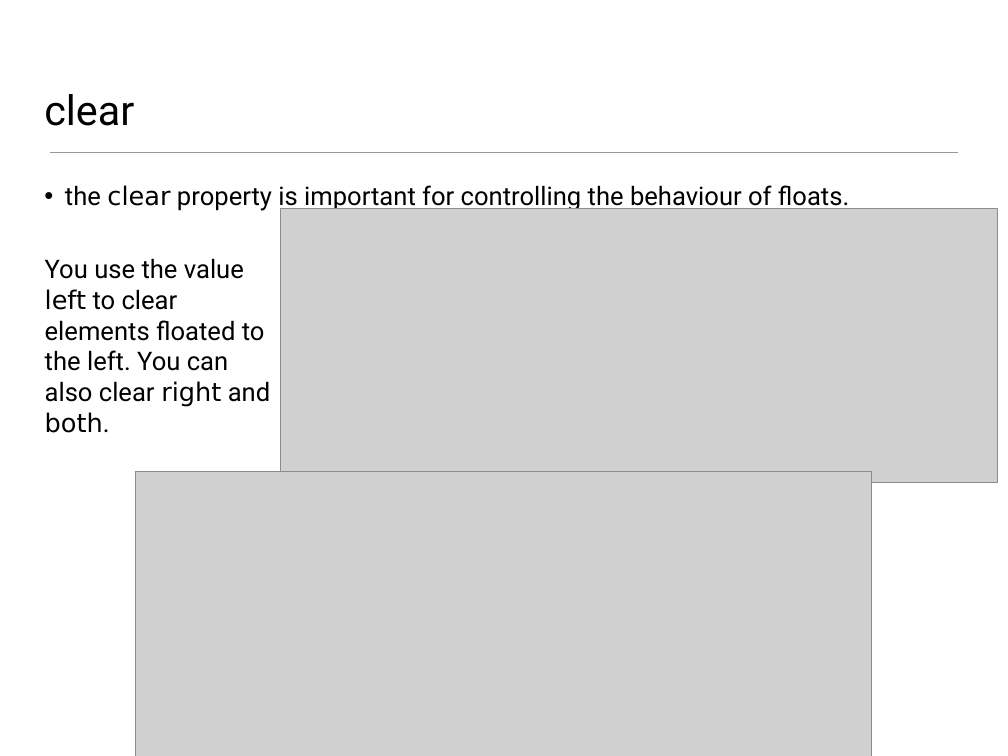
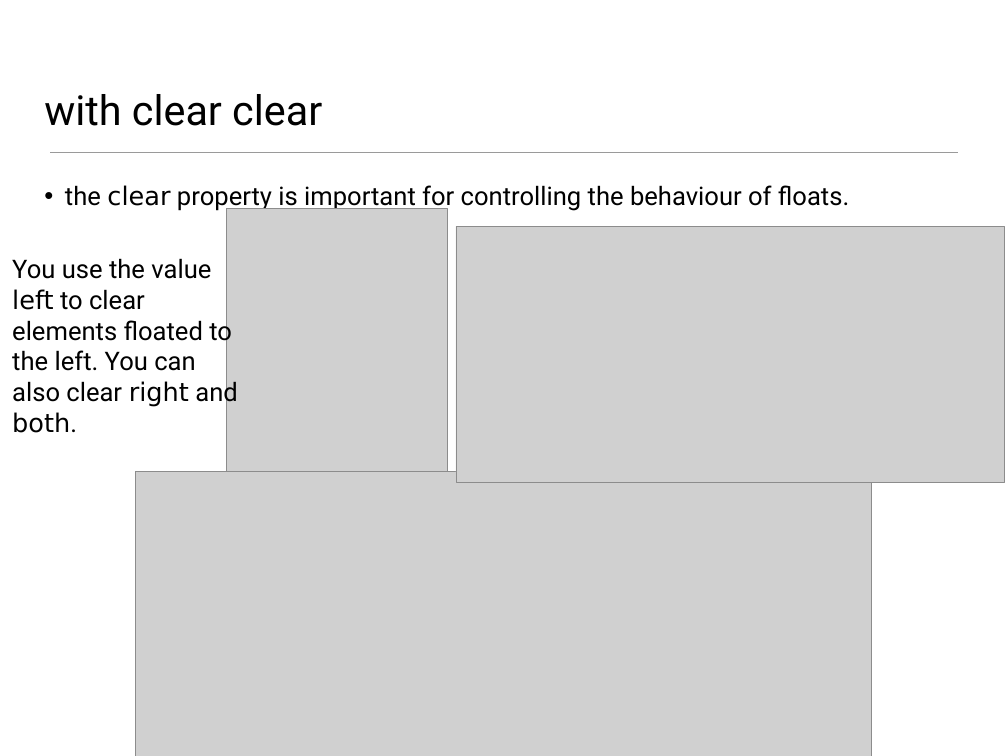
Before and after one commit to wit-web-dev-2015/web-dev-1, a slide deck: slide 17 of topic06/talk-1/a-css-layout-part1.pptx (slide 16 before the commit). Drawn at 1008x756 pixels with LibreOffice and Linux fonts; fonts in the diff are those of the drawing; grey boxes stand for pictures. Boxes give left, top, right and bottom in pixels: in the first picture for what was removed or moved away, otherwise in the second. Text is boxed around its words. In the diff, an @@ line names an element or a change of style, - is before the commit and + after.

Commit message:
slide layout update

```diff
--- a/topic06/talk-1/a-css-layout-part1.pptx
+++ b/topic06/talk-1/a-css-layout-part1.pptx
@@ title at (44, 94, 322, 126): text changed @@
-clear
+with clear clear
@@ picture: place and size @@
-picture at (281, 208, 997, 482)
+picture at (227, 208, 447, 482)
@@ picture added at (456, 226, 1004, 482) @@
@@ text "You use the value left ...": place and size @@
-text "You use the value left ..." at (45, 258, 270, 433)
+text "You use the value left ..." at (12, 258, 237, 433)
```
Also in this commit, not shown: 12 other slides changed, 1 slide added, 16 other files.
